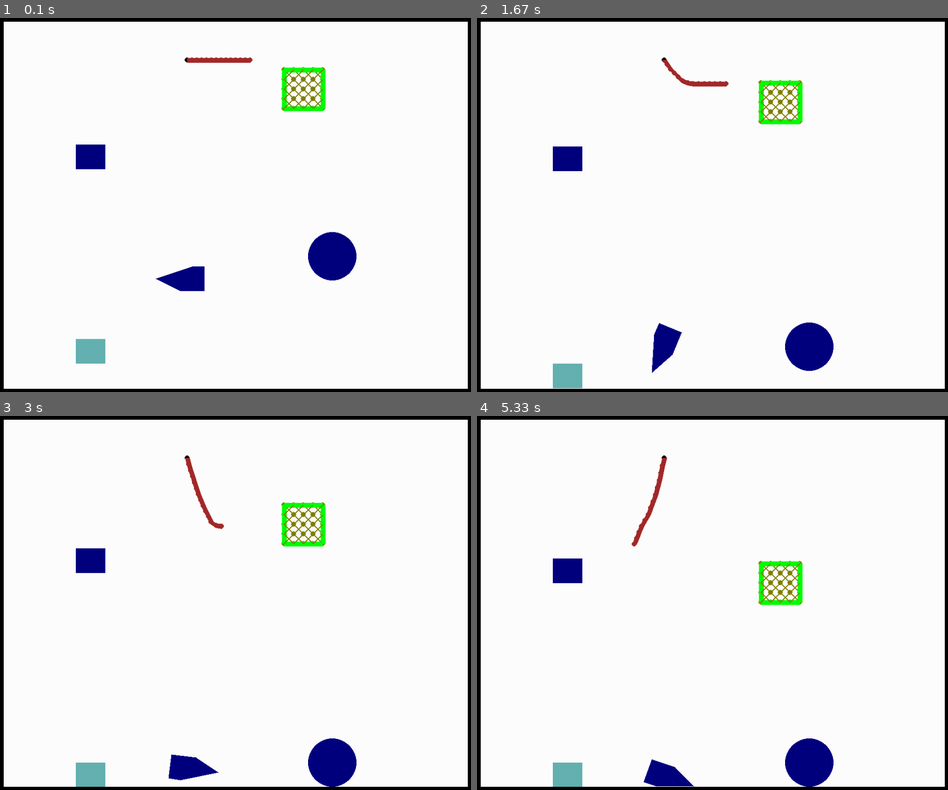
Above: before the commit, frames 1-4 (two rows, left to right).
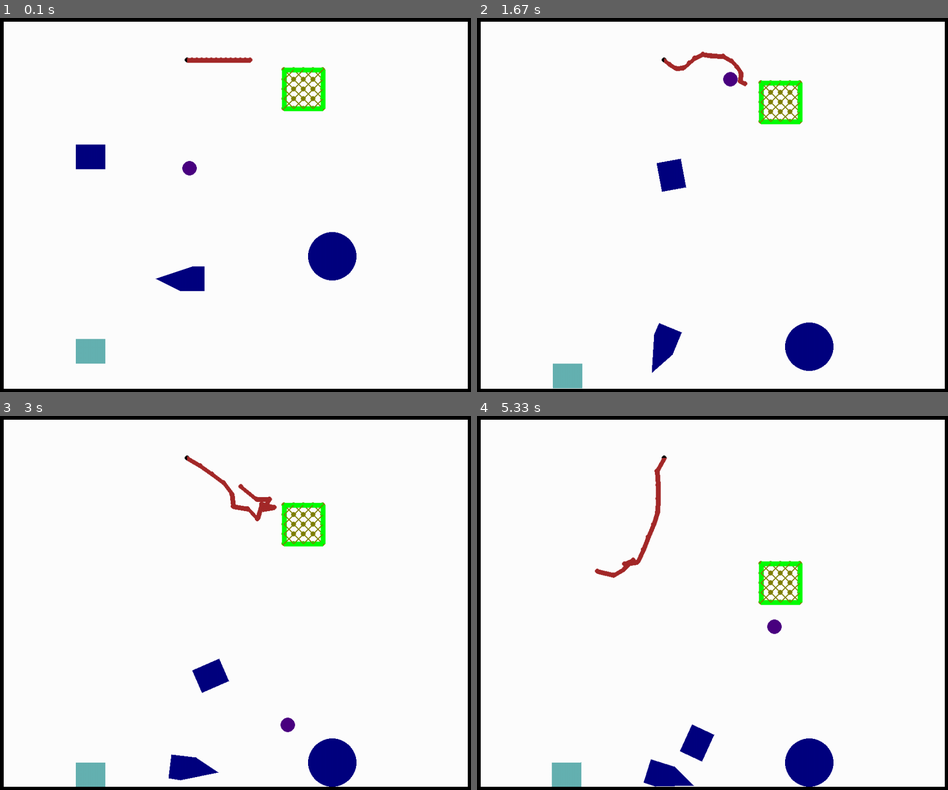
Above: after the commit, the same moments.

Repository: Leon-iii/Pygame-Physics-Engine
Game: pygame game, started from main.py
Same seed, same stepped clock (60 frames per second), same inputs: the game is played once before the commit and once after it.
Inputs (mouse positions are in pixels of both pictures, inside the frame that each line leads up to):
- Up to frame 1 (0.1 s): no input
- Up to frame 2 (1.67 s): move the mouse to (693, 223) at 0.37 s; move the mouse to (594, 208) at 0.87 s; move the mouse to (783, 70) at 1.37 s
- Up to frame 3 (3 s): move the mouse to (244, 472) at 1.87 s; move the mouse to (240, 644) at 2.43 s; move the mouse to (357, 662) at 2.93 s
- Up to frame 4 (5.33 s): move the mouse to (839, 569) at 3.43 s; move the mouse to (886, 573) at 3.93 s; move the mouse to (882, 677) at 4.6 s; move the mouse to (736, 588) at 5.1 s

The runs differ from the first frame. In frame 1, 0.1% of the frame differs, in the area x 38-42%, y 38-43%; in frame 2, 1.4%; in frame 3, 1.6%, in the area x 16-63%, y 10-85%; in frame 4, 1.6%.

Commit message:
minor changes

Diff:
--- a/main.py
+++ b/main.py
@@ -139,7 +139,7 @@
 
 Scene.add(cursor)
 
-cursor.teleport(cartesian_coord_from_pygame(pygame.mouse.get_pos()))
+cursor.teleport(Vector2D(WIDTH/2, HEIGHT/2))
 
 
 ######################### 로프 생성 로직 ##########################
Not shown, changed: README.txt
